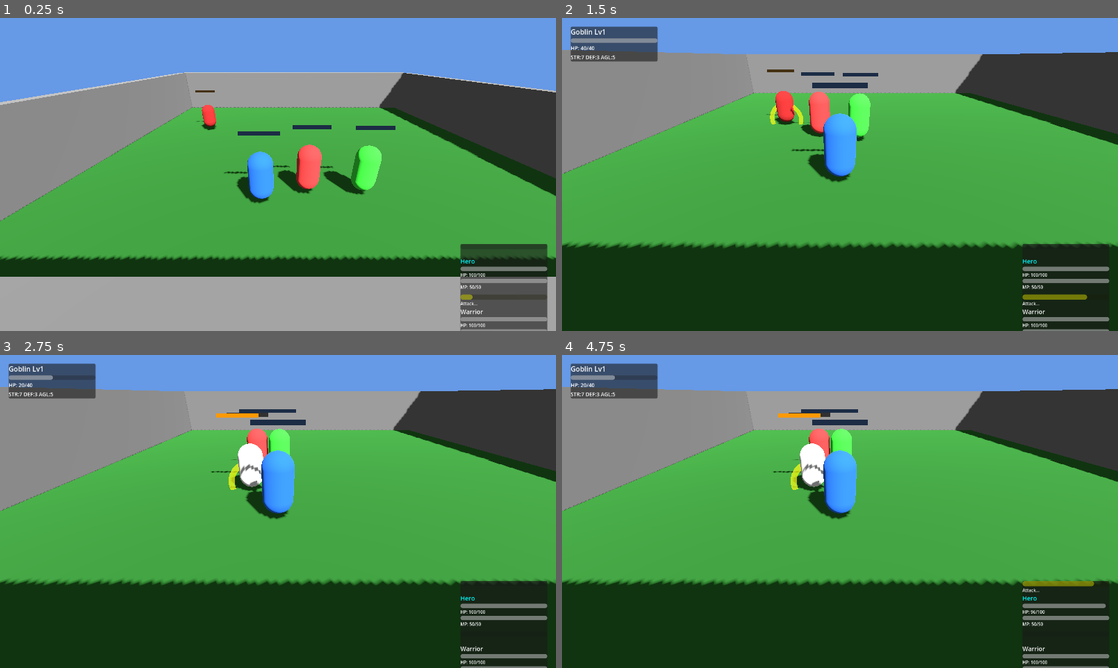
Above: before the commit, frames 1-4 (two rows, left to right).
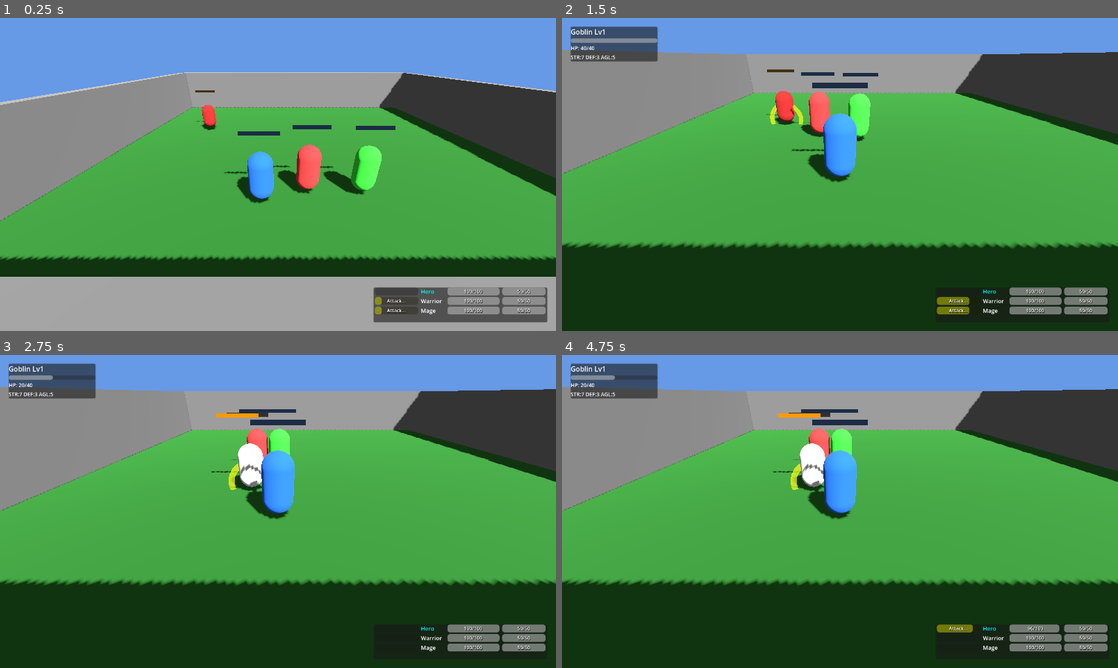
Above: after the commit, the same moments.

Repository: sphenlee/gauntlet
Game: Godot game, scene res://scenes/main.tscn
Same seed, same stepped clock (60 frames per second), same inputs: the game is played once before the commit and once after it.
Inputs:
- Up to frame 1 (0.25 s): no input
- Up to frame 2 (1.5 s): tap Enter (action_confirm) at 0.5 s; hold D (move_right) 0.53-1.28 s; hold Enter (action_confirm) 0.53-1.28 s; hold S (move_down) from 1.28 s (still down); tap E (enemy_select_next) at 1.35 s
- Up to frame 3 (2.75 s): release S (move_down) at 2.03 s; hold D (move_right) from 2.03 s (still down); hold Q (enemy_select_prev) from 2.03 s (still down)
- Up to frame 4 (4.75 s): release D (move_right) at 2.78 s; release Q (enemy_select_prev) at 2.78 s; hold W (move_up) 2.78-3.53 s; tap Tab (leader_switch_next) at 2.85 s; tap Enter (action_confirm) at 3.5 s; hold Enter (action_confirm) 3.53-4.28 s; hold A (move_left) from 3.53 s (still down); tap E (enemy_select_next) at 4.35 s

The runs differ from the first frame. In frame 1, 4.6% of the frame differs, in the area x 67-99%, y 72-100%; in frame 2, 2.7%; in frame 3, 2.4%; in frame 4, 2.7%.

Commit message:
Redesign character info panel: horizontal rows with text overlaid on bars
- Each character is now a single horizontal row (charge bar, name, HP bar, MP bar)
- Text labels are overlaid directly on top of progress bars with shadow for readability
- Charge bar shows action name, HP/MP bars show current/max values
- Panel resized wider and shorter to fit the horizontal layout

Co-authored-by: Copilot <223556219+Copilot@users.noreply.github.com>

Diff:
--- a/scripts/main.gd
+++ b/scripts/main.gd
@@ -173,8 +173,8 @@
 	# Character info (bottom right)
 	character_info = CharacterInfoPanel.new()
 	character_info.set_anchors_and_offsets_preset(Control.PRESET_BOTTOM_RIGHT)
-	character_info.position = Vector2(-220, -200)
-	character_info.custom_minimum_size = Vector2(200, 180)
+	character_info.position = Vector2(-420, -100)
+	character_info.custom_minimum_size = Vector2(400, 80)
 	canvas.add_child(character_info)
 	character_info.setup(party)
 
--- a/scripts/ui/character_info.gd
+++ b/scripts/ui/character_info.gd
@@ -2,11 +2,12 @@
 extends PanelContainer
 
 var party: Array[PlayerCharacter] = []
-var rows: Array[VBoxContainer] = []
+var rows: Array[HBoxContainer] = []
 var container: VBoxContainer
 
 func setup(p_party: Array[PlayerCharacter]) -> void:
 	container = VBoxContainer.new()
+	container.add_theme_constant_override("separation", 4)
 	add_child(container)
 	party = p_party
 	_build_rows()
@@ -17,67 +18,45 @@
 	rows.clear()
 
 	for character in party:
-		var row = VBoxContainer.new()
-		row.add_theme_constant_override("separation", 2)
+		var row = HBoxContainer.new()
+		row.add_theme_constant_override("separation", 6)
+		row.alignment = BoxContainer.ALIGNMENT_CENTER
 
-		# Charge bar
-		var charge_bar = ProgressBar.new()
-		charge_bar.name = "ChargeBar"
-		charge_bar.max_value = 1.0
-		charge_bar.value = 0.0
-		charge_bar.custom_minimum_size = Vector2(180, 12)
-		charge_bar.show_percentage = false
-		row.add_child(charge_bar)
-
-		# Charge label
-		var charge_label = Label.new()
-		charge_label.name = "ChargeLabel"
-		charge_label.text = ""
-		charge_label.add_theme_font_size_override("font_size", 10)
-		row.add_child(charge_label)
+		# Charge bar with overlaid text
+		var charge_container = _make_bar_with_label(
+			"ChargeBar", "ChargeLabel",
+			1.0, 0.0,
+			Vector2(100, 18),
+			""
+		)
+		row.add_child(charge_container)
 
 		# Name
 		var name_label = Label.new()
 		name_label.name = "NameLabel"
 		name_label.text = character.stats.character_name
-		name_label.add_theme_font_size_override("font_size", 14)
+		name_label.add_theme_font_size_override("font_size", 13)
+		name_label.custom_minimum_size = Vector2(55, 0)
+		name_label.vertical_alignment = VERTICAL_ALIGNMENT_CENTER
 		row.add_child(name_label)
 
-		# HP bar
-		var hp_bar = ProgressBar.new()
-		hp_bar.name = "HPBar"
-		hp_bar.max_value = character.stats.max_hp
-		hp_bar.value = character.stats.current_hp
-		hp_bar.custom_minimum_size = Vector2(180, 10)
-		hp_bar.show_percentage = false
-		row.add_child(hp_bar)
+		# HP bar with overlaid text
+		var hp_container = _make_bar_with_label(
+			"HPBar", "HPLabel",
+			character.stats.max_hp, character.stats.current_hp,
+			Vector2(120, 18),
+			"%d/%d" % [character.stats.current_hp, character.stats.max_hp]
+		)
+		row.add_child(hp_container)
 
-		# HP label
-		var hp_label = Label.new()
-		hp_label.name = "HPLabel"
-		hp_label.text = "HP: %d/%d" % [character.stats.current_hp, character.stats.max_hp]
-		hp_label.add_theme_font_size_override("font_size", 10)
-		row.add_child(hp_label)
-
-		# MP bar
-		var mp_bar = ProgressBar.new()
-		mp_bar.name = "MPBar"
-		mp_bar.max_value = character.stats.max_mp
-		mp_bar.value = character.stats.current_mp
-		mp_bar.custom_minimum_size = Vector2(180, 10)
-		mp_bar.show_percentage = false
-		row.add_child(mp_bar)
-
-		# MP label
-		var mp_label = Label.new()
-		mp_label.name = "MPLabel"
-		mp_label.text = "MP: %d/%d" % [character.stats.current_mp, character.stats.max_mp]
-		mp_label.add_theme_font_size_override("font_size", 10)
-		row.add_child(mp_label)
-
-		# Separator
-		var sep = HSeparator.new()
-		row.add_child(sep)
+		# MP bar with overlaid text
+		var mp_container = _make_bar_with_label(
+			"MPBar", "MPLabel",
+			character.stats.max_mp, character.stats.current_mp,
+			Vector2(100, 18),
+			"%d/%d" % [character.stats.current_mp, character.stats.max_mp]
+		)
+		row.add_child(mp_container)
 
 		container.add_child(row)
 		rows.append(row)
@@ -85,6 +64,34 @@
 		# Connect signals
 		character.hp_changed.connect(_on_character_hp_changed)
 		character.charge_changed.connect(_on_character_charge_changed)
+
+func _make_bar_with_label(bar_name: String, label_name: String, max_val: float, val: float, min_size: Vector2, text: String) -> Control:
+	# Wrapper Control that stacks a ProgressBar and a Label on top
+	var wrapper = Control.new()
+	wrapper.custom_minimum_size = min_size
+
+	var bar = ProgressBar.new()
+	bar.name = bar_name
+	bar.max_value = max_val
+	bar.value = val
+	bar.show_percentage = false
+	bar.set_anchors_and_offsets_preset(Control.PRESET_FULL_RECT)
+	wrapper.add_child(bar)
+
+	var label = Label.new()
+	label.name = label_name
+	label.text = text
+	label.add_theme_font_size_override("font_size", 11)
+	label.horizontal_alignment = HORIZONTAL_ALIGNMENT_CENTER
+	label.vertical_alignment = VERTICAL_ALIGNMENT_CENTER
+	label.set_anchors_and_offsets_preset(Control.PRESET_FULL_RECT)
+	# Ensure text is readable over the bar
+	label.add_theme_color_override("font_shadow_color", Color(0, 0, 0, 0.8))
+	label.add_theme_constant_override("shadow_offset_x", 1)
+	label.add_theme_constant_override("shadow_offset_y", 1)
+	wrapper.add_child(label)
+
+	return wrapper
 
 func _process(_delta: float) -> void:
 	for i in range(party.size()):
@@ -95,9 +102,16 @@
 		if not is_instance_valid(character) or not is_instance_valid(row):
 			continue
 
+		# Find bars and labels inside wrapper Controls
+		var charge_bar = _find_child_recursive(row, "ChargeBar") as ProgressBar
+		var charge_label = _find_child_recursive(row, "ChargeLabel") as Label
+		var hp_bar = _find_child_recursive(row, "HPBar") as ProgressBar
+		var hp_label = _find_child_recursive(row, "HPLabel") as Label
+		var mp_bar = _find_child_recursive(row, "MPBar") as ProgressBar
+		var mp_label = _find_child_recursive(row, "MPLabel") as Label
+		var name_label = _find_child_recursive(row, "NameLabel") as Label
+
 		# Update charge bar
-		var charge_bar = row.get_node("ChargeBar") as ProgressBar
-		var charge_label = row.get_node("ChargeLabel") as Label
 		if charge_bar:
 			charge_bar.value = character.get_charge_progress()
 			if character.state == PlayerCharacter.State.ACTING:
@@ -110,29 +124,33 @@
 			charge_label.text = character.get_charge_text()
 
 		# Update HP
-		var hp_bar = row.get_node("HPBar") as ProgressBar
-		var hp_label = row.get_node("HPLabel") as Label
 		if hp_bar:
 			hp_bar.value = character.stats.current_hp
 		if hp_label:
-			hp_label.text = "HP: %d/%d" % [character.stats.current_hp, character.stats.max_hp]
+			hp_label.text = "%d/%d" % [character.stats.current_hp, character.stats.max_hp]
 
 		# Update MP
-		var mp_bar = row.get_node("MPBar") as ProgressBar
-		var mp_label = row.get_node("MPLabel") as Label
 		if mp_bar:
 			mp_bar.value = character.stats.current_mp
 		if mp_label:
-			mp_label.text = "MP: %d/%d" % [character.stats.current_mp, character.stats.max_mp]
+			mp_label.text = "%d/%d" % [character.stats.current_mp, character.stats.max_mp]
 
 		# Highlight leader
-		var name_label = row.get_node("NameLabel") as Label
 		if name_label:
 			if character.is_leader:
 				name_label.add_theme_color_override("font_color", Color.CYAN)
 			else:
 				name_label.add_theme_color_override("font_color", Color.WHITE)
 
+func _find_child_recursive(node: Node, child_name: String) -> Node:
+	if node.name == child_name:
+		return node
+	for child in node.get_children():
+		var found = _find_child_recursive(child, child_name)
+		if found:
+			return found
+	return null
+
 func _on_character_hp_changed(_character: PlayerCharacter) -> void:
 	pass  # Updated in _process
 
